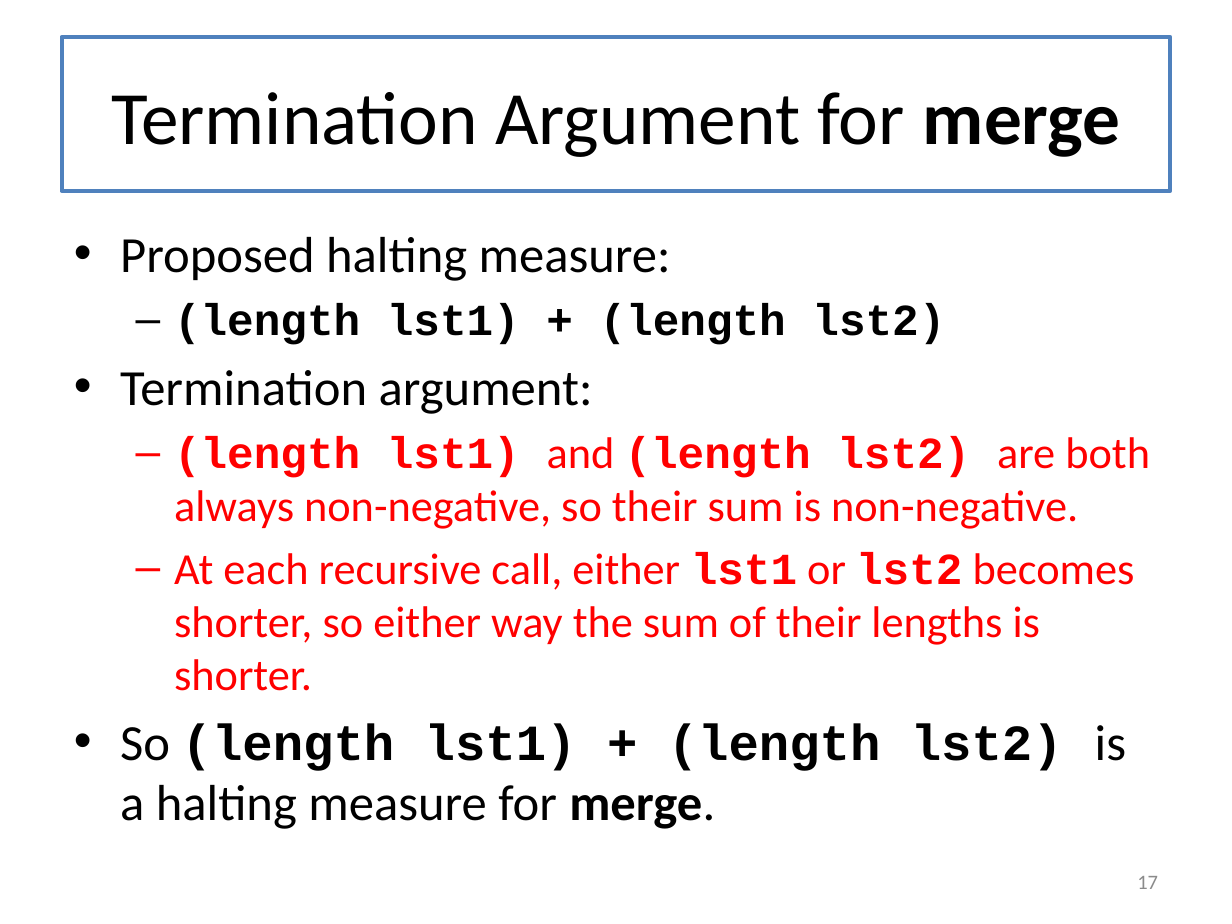
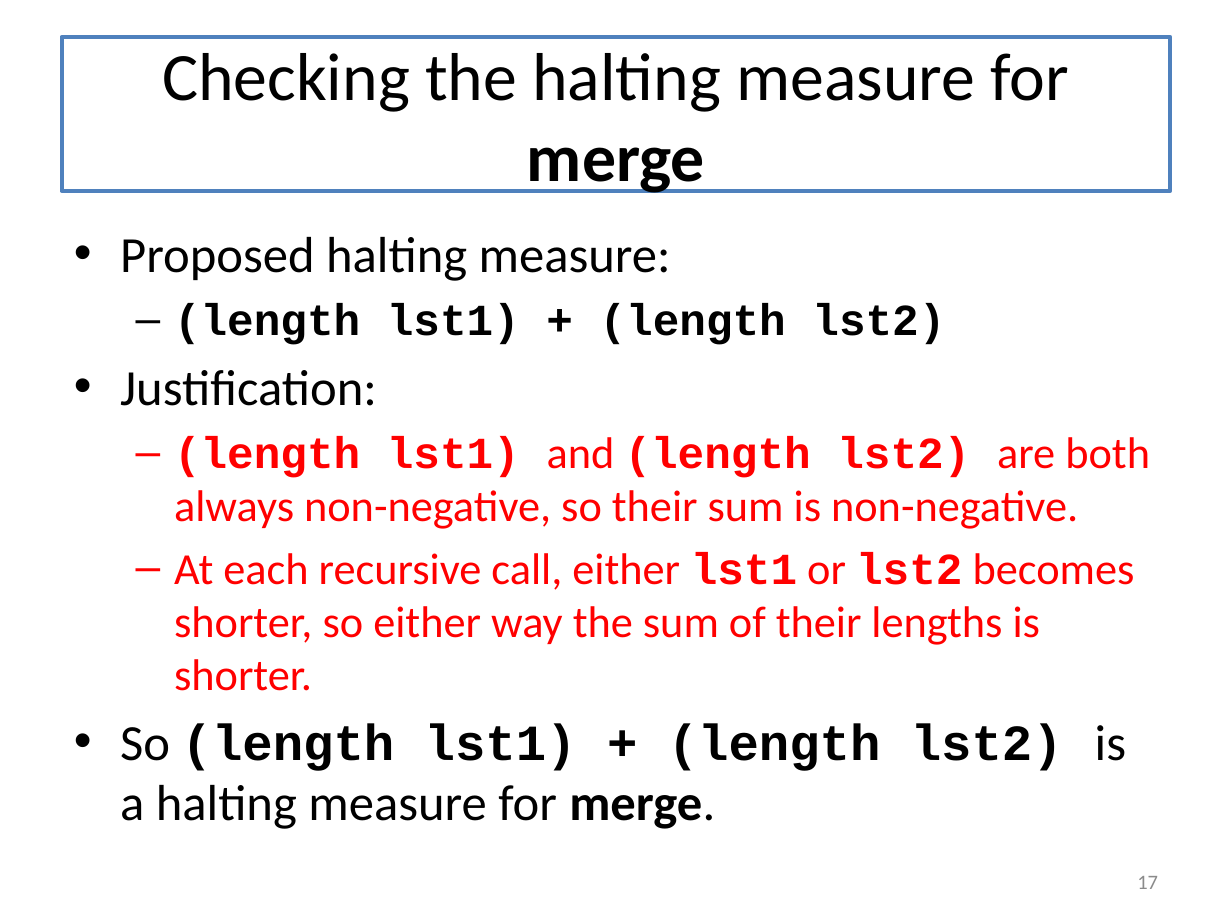
Before and after one commit to mwand/cs5010f17, a slide deck: slide 17 of Slides/Lesson 8.1-8.2 General Recursion.pptx. Drawn at 1232x924 pixels with LibreOffice and Linux fonts; fonts in the diff are those of the drawing. Boxes give left, top, right and bottom in pixels: in the first picture for what was removed or moved away, otherwise in the second. Text is boxed around its words. In the diff, an @@ line names an element or a change of style, - is before the commit and + after.

Commit message:
working on L8.1-8.2

```diff
--- a/Slides/Lesson 8.1-8.2 General Recursion.pptx
+++ b/Slides/Lesson 8.1-8.2 General Recursion.pptx
@@ title at (x1=162, y1=53, x2=1069, y2=193): text changed; size 44 to 39.6 pt @@
-Termination Argument for merge
+Checking the halting measure for merge
@@ text at (x1=120, y1=370, x2=377, y2=406): text changed @@
-• Termination argument:
+• Justification:
```
Also in this commit, not shown: 3 other slides changed, 3 slides added, 1 slide removed.
